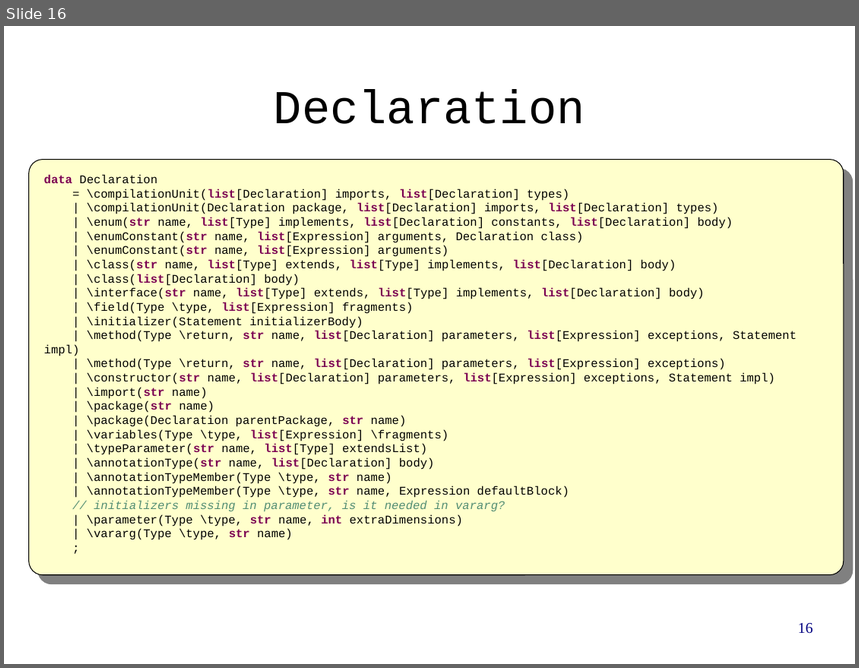
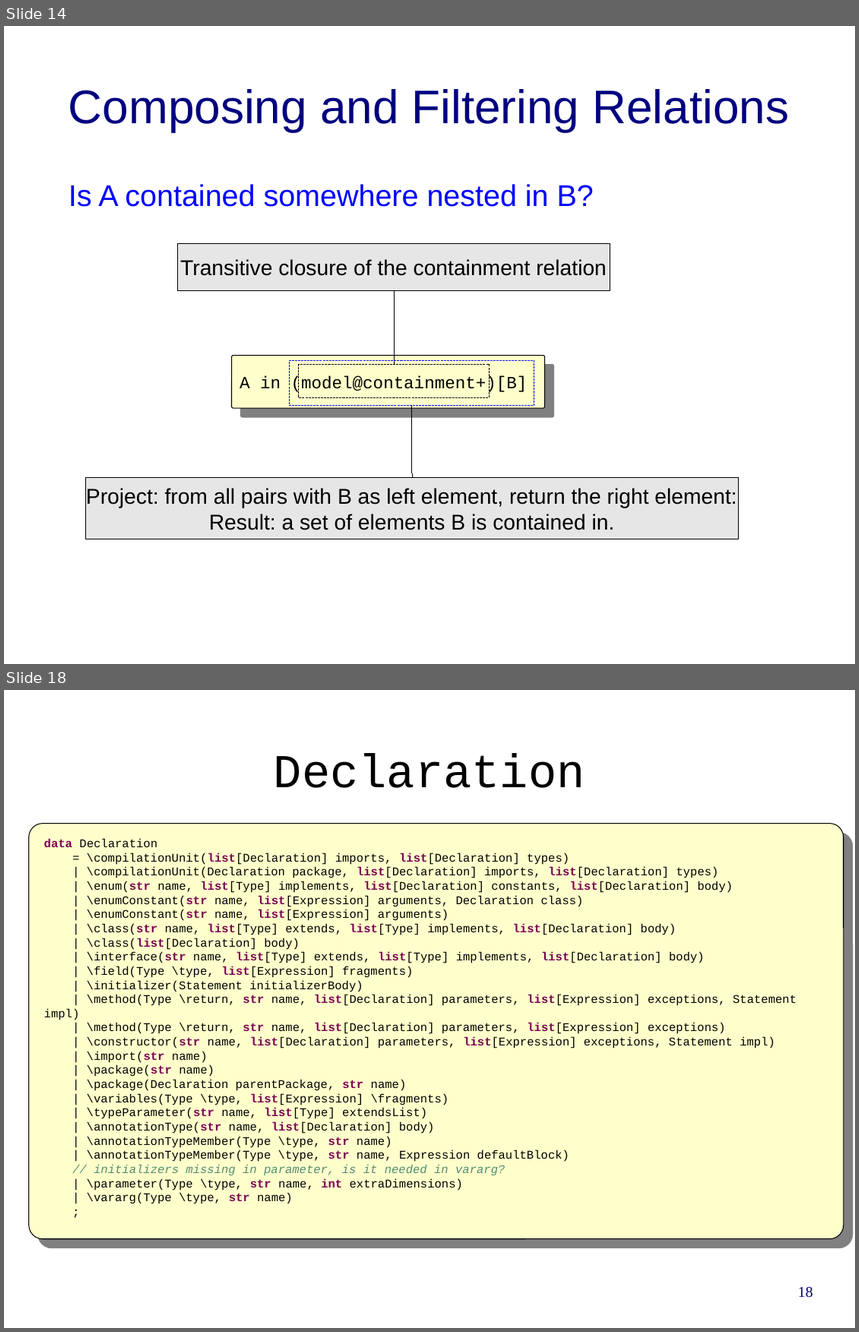
Before and after one commit to cwi-swat/rascal-course-pldi-2015, a slide deck: presentations/M3-overview.odp. Shown one above the other, each under a label of ours: slide 16 before the commit, slides 14 and 18 after it; the slides between them are not shown. The pictures are 859x668 and 859x1332 pixels, drawn with LibreOffice and Linux fonts; fonts in the diff are those of the drawing; background and template pictures are left out. Boxes give left, top, right and bottom in pixels: in the first picture for what was removed or moved away, otherwise in the second. Text is boxed around its words. In the diff, an @@ line names an element or a change of style, - is before the commit and + after.

```diff
--- a/presentations/M3-overview.odp
+++ b/presentations/M3-overview.odp
@@ slide 14 added at (4, 26, 855, 664), background #FFFFFF @@
@@ title added at (69, 89, 790, 132), 44 pt, text #000080 @@
+Composing and Filtering Relations
@@ text added at (69, 184, 594, 207), 28 pt, text #0000FF @@
+Is A contained somewhere nested in B?
@@ rectangle added at (178, 244, 610, 291), fill #E6E6E6, outline #000000 0 pt, 20 pt, text #000000 @@
+Transitive closure of the containment relation
@@ line added from (394, 365) to (394, 291), #000000 0 pt @@
@@ rounded rectangle added at (232, 356, 545, 408), fill #FFFFCC, outline #000000 0.74 pt, 16 pt, text #000000 @@
+A in (model@containment+)[B]
@@ rectangle added at (289, 360, 534, 405), outline #0000FF 0 pt @@
@@ rectangle added at (299, 365, 490, 398), outline #000000 0 pt @@
@@ line added from (412, 406) to (413, 478), #000000 0 pt @@
@@ rectangle added at (86, 478, 739, 540), fill #E6E6E6, outline #000000 0 pt, 20 pt, text #000000 @@
+Project: from all pairs with B as left element, return the right element:
+Result: a set of elements B is contained in.
@@ what was slide 16 is now slide 18 @@
@@ page number at (798, 1287, 813, 1298): text changed @@
-16
+18
```
Also in this commit, not shown: 8 slides changed, 2 other slides added, 1 slide removed.
